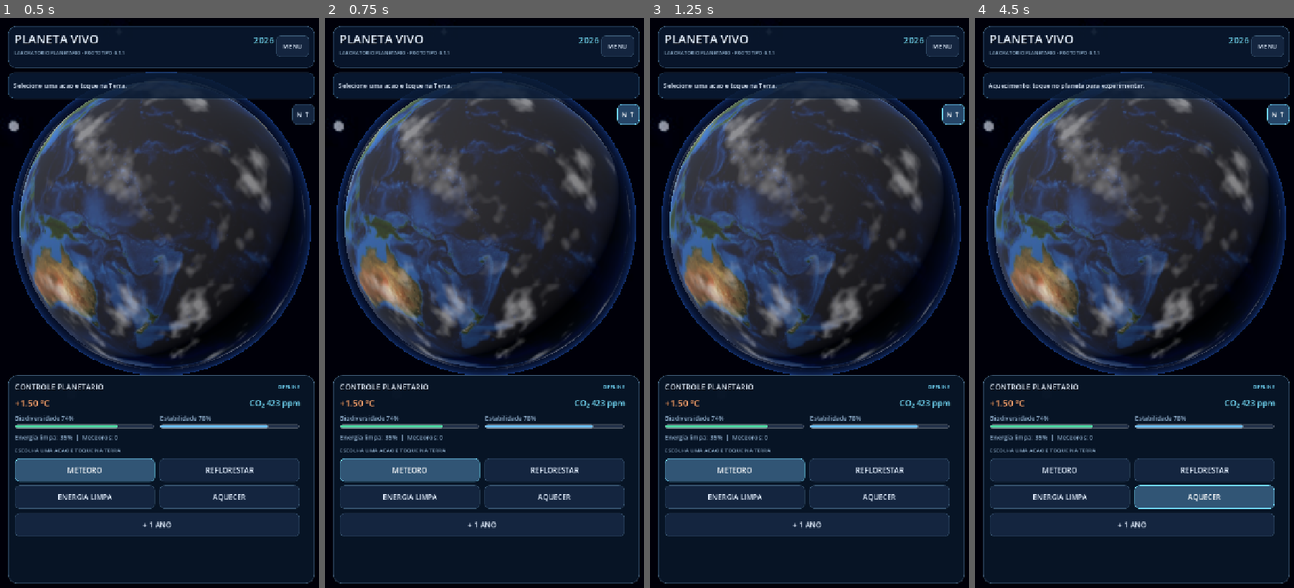
Above: before the commit, frames 1-4 (left to right).
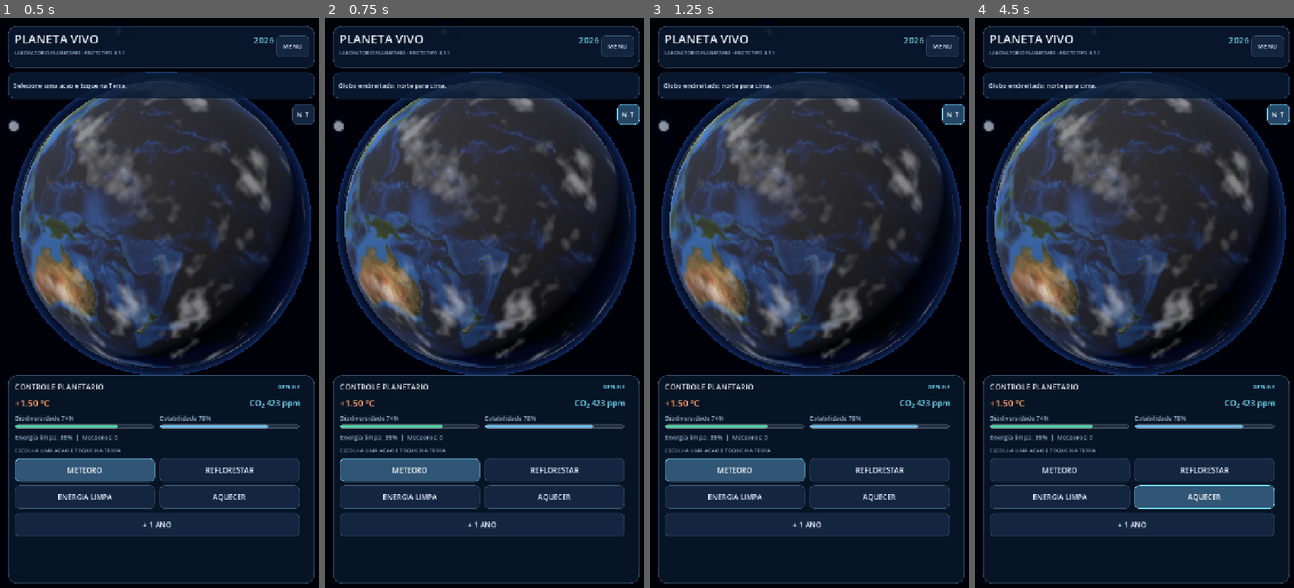
Above: after the commit, the same moments.

Repository: cathcherry/PlanetaVivo
Game: Godot game, scene res://scenes/principal.tscn
Two runs of this game, one before a commit and one after it. Both use one fixed random seed, a clock stepped at 60 frames per second and the inputs below.
Inputs:
- Up to frame 1 (0.5 s): no input
- Up to frame 2 (0.75 s): click "N ↑" at 0.5 s
- Up to frame 3 (1.25 s): no input
- Up to frame 4 (4.5 s): click "METEORO" at 1.25 s; click "REFLORESTAR" at 2 s; click "ENERGIA LIMPA" at 2.75 s; click "AQUECER" at 3.5 s; click "N ↑" at 4.25 s

Frame 1 is identical in both runs. In frame 2, 0.2% of the frame differs, in the area x 4-40%, y 11-13%; in frame 3, 0.2%; in frame 4, 0.2%, in the area x 4-54%, y 11-13%.

Commit message:
feat: conecta controle de orientacao sem reiniciar simulacao

Diff:
--- a/scripts/principal.gd
+++ b/scripts/principal.gd
@@ -23,6 +23,7 @@
     interface.connect("acao_selecionada", _trocar_acao)
     interface.connect("ano_avancado", _avancar_ano)
     interface.connect("jogo_reiniciado", _reiniciar)
+    interface.connect("orientacao_restaurada", _endireitar_globo)
     interface.call("mudar_estado", simulacao.estado())
     interface.call("mostrar_mensagem", "Selecione uma acao e toque na Terra.")
 
@@ -131,6 +132,10 @@
     interface.call("mostrar_mensagem", simulacao.passar_ano())
     interface.call("mudar_estado", simulacao.estado())
 
+func _endireitar_globo() -> void:
+    terra.call("endireitar_globo")
+    interface.call("mostrar_mensagem", "Globo endireitado: norte para cima.")
+
 func _reiniciar() -> void:
     simulacao.reiniciar()
     terra.call("reiniciar_globo")
